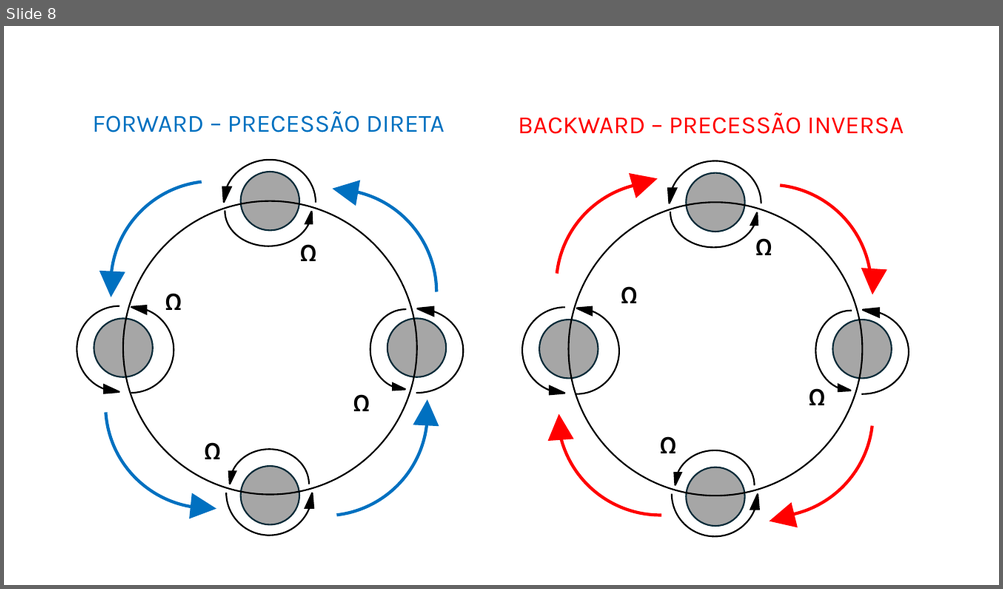
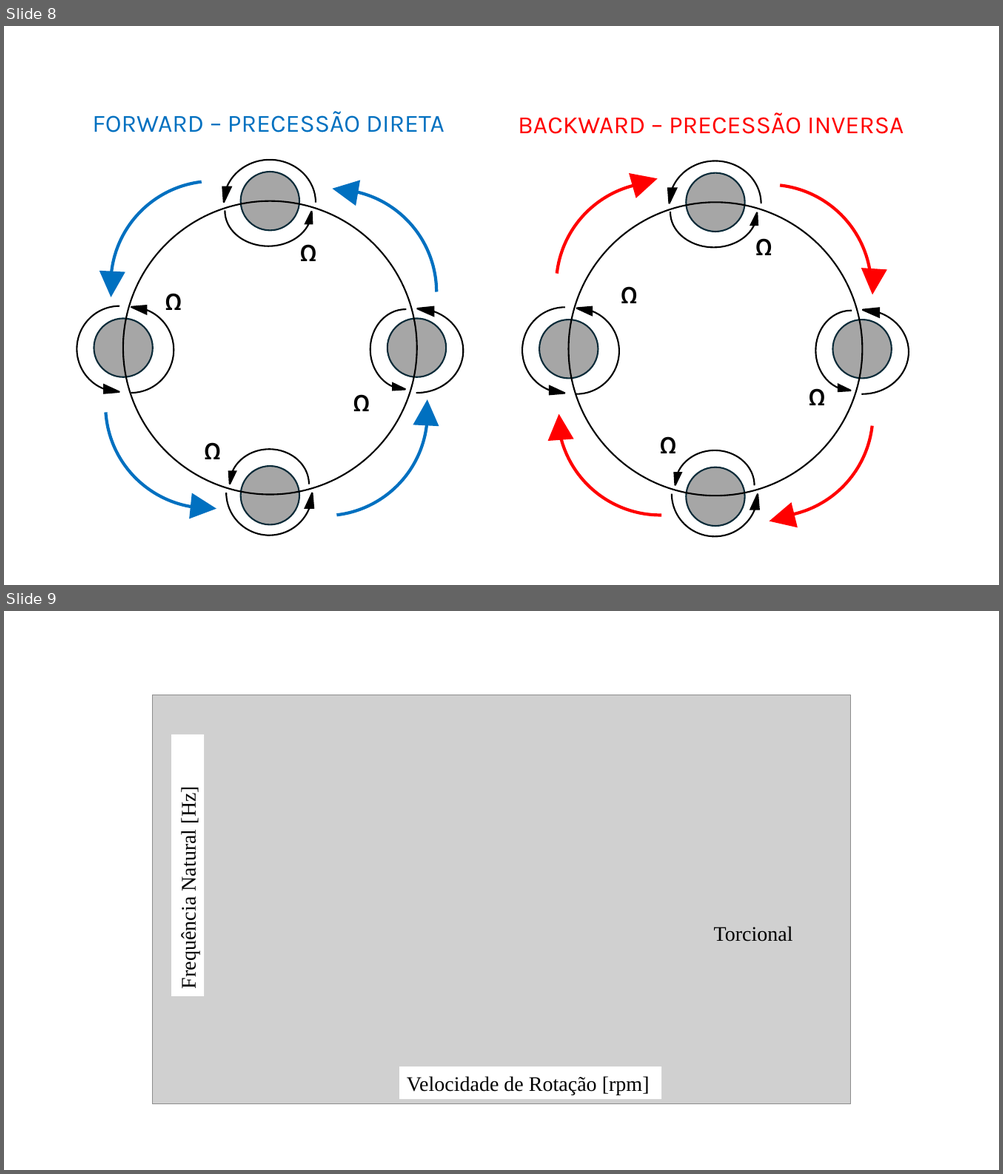
Before and after one commit to murilloabs/Master_Dissertation, a slide deck: DISSERTACAO/figuras/figures.pptx. Shown one above the other, each under a label of ours: slide 8 before the commit, slides 8 and 9 after it. The pictures are 1003x589 and 1003x1174 pixels, drawn with LibreOffice and Linux fonts; fonts in the diff are those of the drawing; grey boxes stand for pictures. Boxes give left, top, right and bottom in pixels: in the first picture for what was removed or moved away, otherwise in the second. Text is boxed around its words. In the diff, an @@ line names an element or a change of style, - is before the commit and + after.

```diff
--- a/DISSERTACAO/figuras/figures.pptx
+++ b/DISSERTACAO/figuras/figures.pptx
@@ slide 9 added at box(4, 611, 999, 1170), background #FFFFFF @@
@@ group added at box(153, 695, 851, 1104): 2 rectangles, 1 picture, 1 text @@
+Torcional
+Velocidade de Rotação [rpm]
+Frequência Natural [Hz]
```
Also in this commit, not shown: 4 other files.
